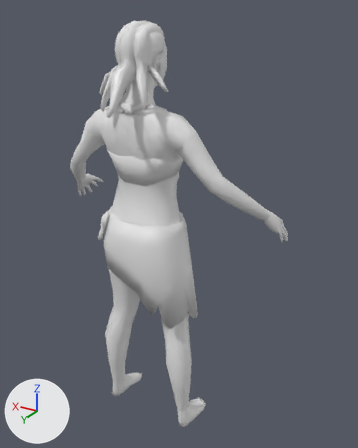
A saved change to the glTF model content/meshes/Human_Female.glb.
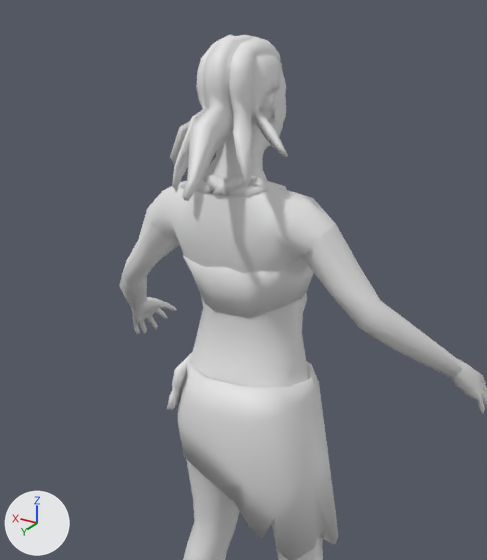
There are two pictures of each version: one whole from a camera (50 mm lens) standing at (-0.999, 1.385, 1.639) and looking at (-0.08, -0.147, 0.873), one close up on the part from 0% to 79% of the width and 0% to 73% of the height. Every picture has the same lights, and +X, +Y and +Z are marked at lower left. Vertices at the same position are counted once.

Names of what the first close-up shows: 'Female_Hair01', 'Female_Head', 'Female_LeftArm', 'Female_LeftHand', 'Female_LeftLeg', 'Female_RightArm', 'Female_RightHand', 'Female_Torso', 'Rags.Female_Hips', 'Rags.Female_Torso'.
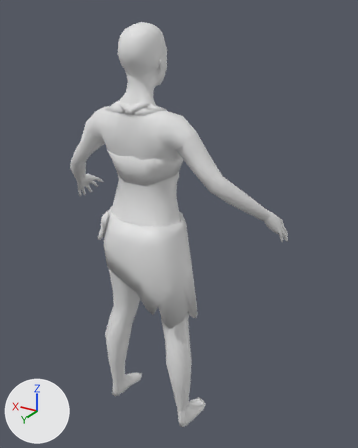
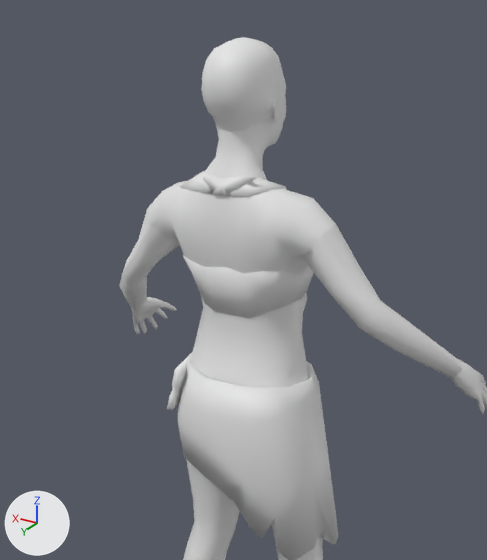
Diff of the bpy script that builds the scene:
```diff
--- a/content/meshes/Human_Female.glb.py
+++ b/content/meshes/Human_Female.glb.py
@@ me_female1605_001 @@
 # used by ob_female_head; location = (0.0, 0.0, 0.0)
-me_female1605_001.from_pydata(...)  # 461 vertices, 814 faces; spans x -0.081..0.081, y -0.158..0.031, z 1.331..1.578
+me_female1605_001.from_pydata(...)  # 540 vertices, 1006 faces; spans x -0.081..0.081, y -0.158..0.046, z 1.331..1.606
+# me_female1605_001 part 1
+# 79 vertices are added at x -0.071..0.071, y -0.089..0.046, z 1.46..1.606
+# 192 new faces join them
@@ ob_female_hair01 @@
-ob_female_hair01 = bpy.data.objects.new('Female_Hair01', me_female1605_003)
-ob_female_hair01.location = (0.0, 0.0, 0.0)
```

Location of each change, [x1, y1, x2, y2] in pixels of the close-ups (487 x 560 px):
'Female_Hair01', deleted: before [170, 35, 288, 201]
part 1 of me_female1605_001, added: after [201, 37, 280, 132]
